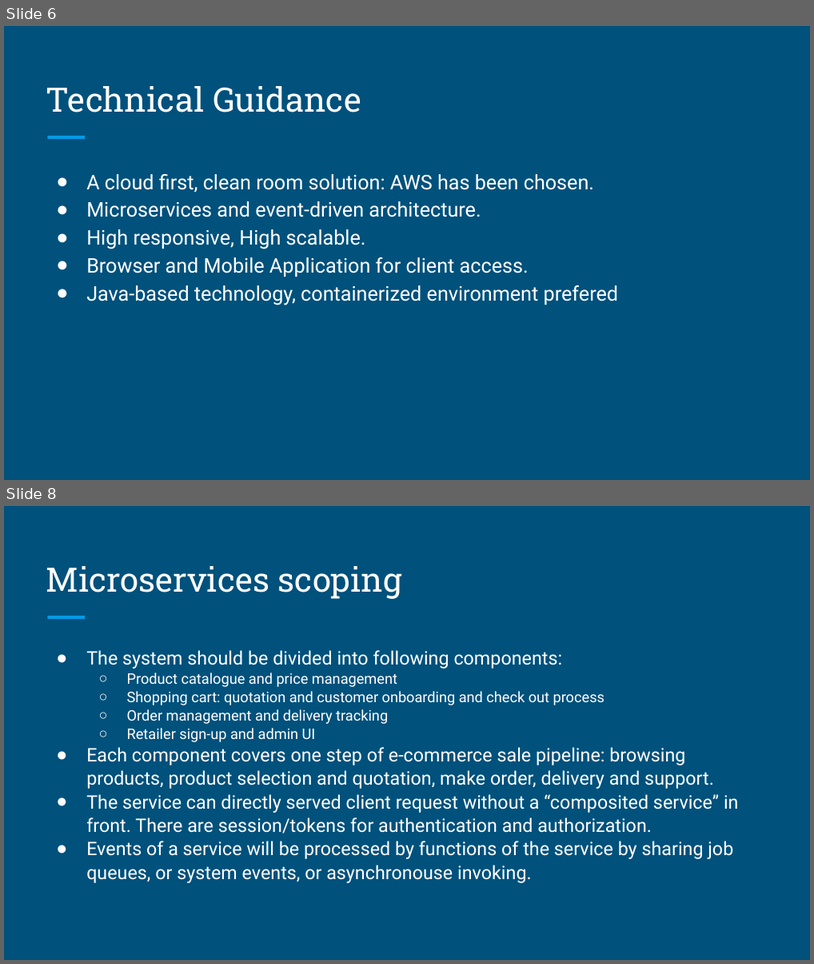
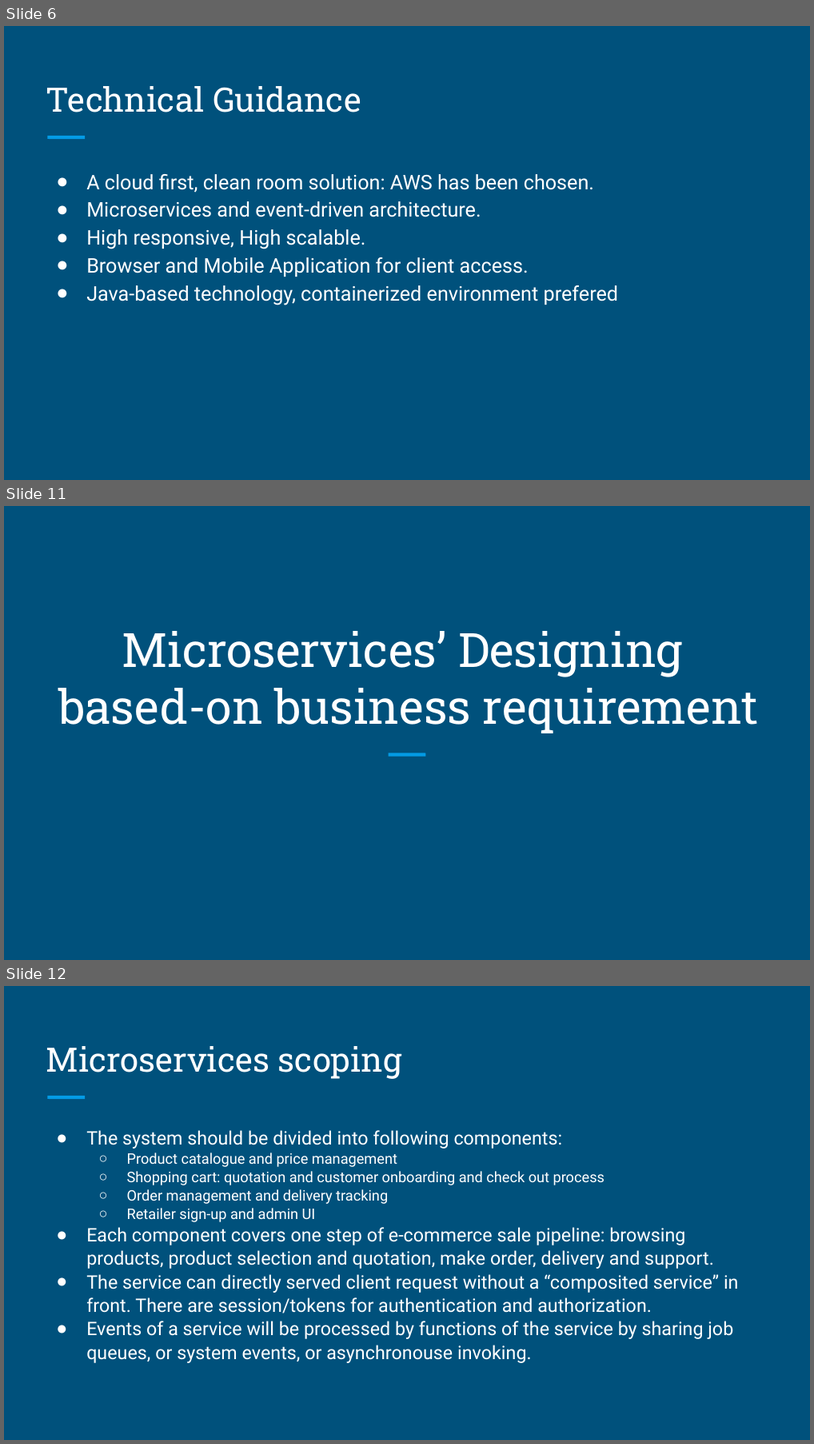
Before and after one commit to myquartz/myq-online-shopping, a slide deck: design/MyQ Online Shopping.odp. Shown one above the other, each under a label of ours: slides 6 and 8 before the commit, slides 6, 11 and 12 after it; the slides between them are not shown. The pictures are 814x964 and 814x1444 pixels, drawn with LibreOffice and Linux fonts; fonts in the diff are those of the drawing. Boxes give left, top, right and bottom in pixels: in the first picture for what was removed or moved away, otherwise in the second. Text is boxed around its words. In the diff, an @@ line names an element or a change of style, - is before the commit and + after.

```diff
--- a/design/MyQ Online Shopping.odp
+++ b/design/MyQ Online Shopping.odp
@@ slide 11 added at bbox=[4, 506, 810, 960], background #00517C @@
@@ title added at bbox=[58, 631, 758, 733], 42.2 pt, text #FFFFFF @@
+Microservices’ Designing
+based-on business requirement
@@ line added from (389, 754) to (426, 754), #039BE5 3 pt @@
@@ what was slide 8 is now slide 12 @@
```
Also in this commit, not shown: 2 slides changed, 29 other slides added, 2 other files.
